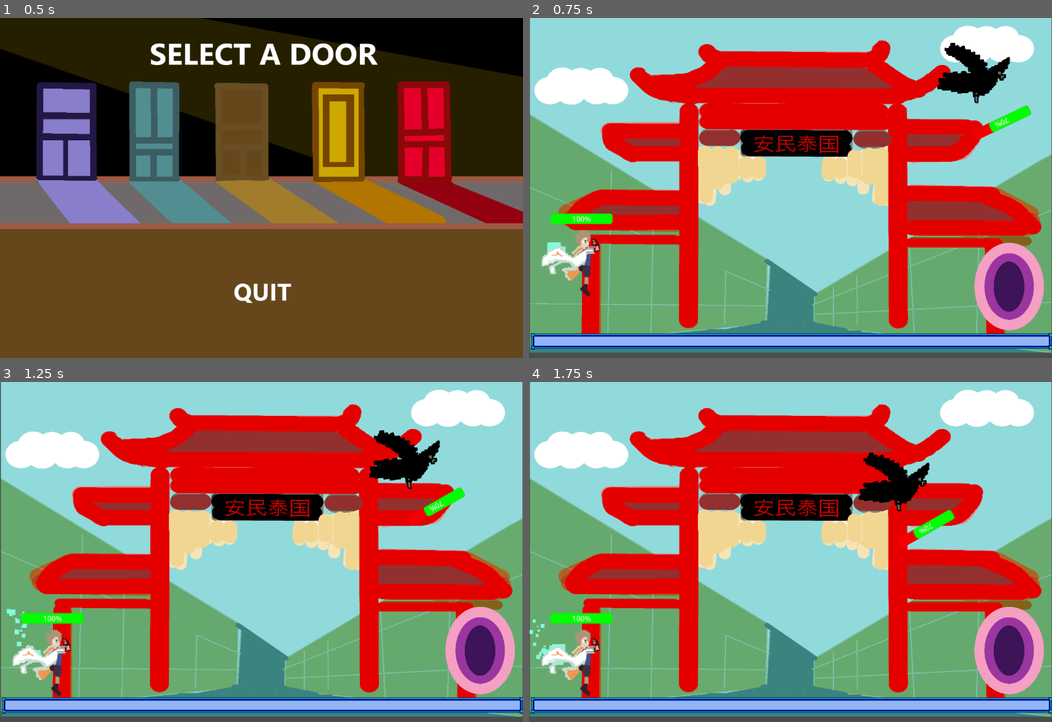
Above: before the commit, frames 1-4 (two rows, left to right).
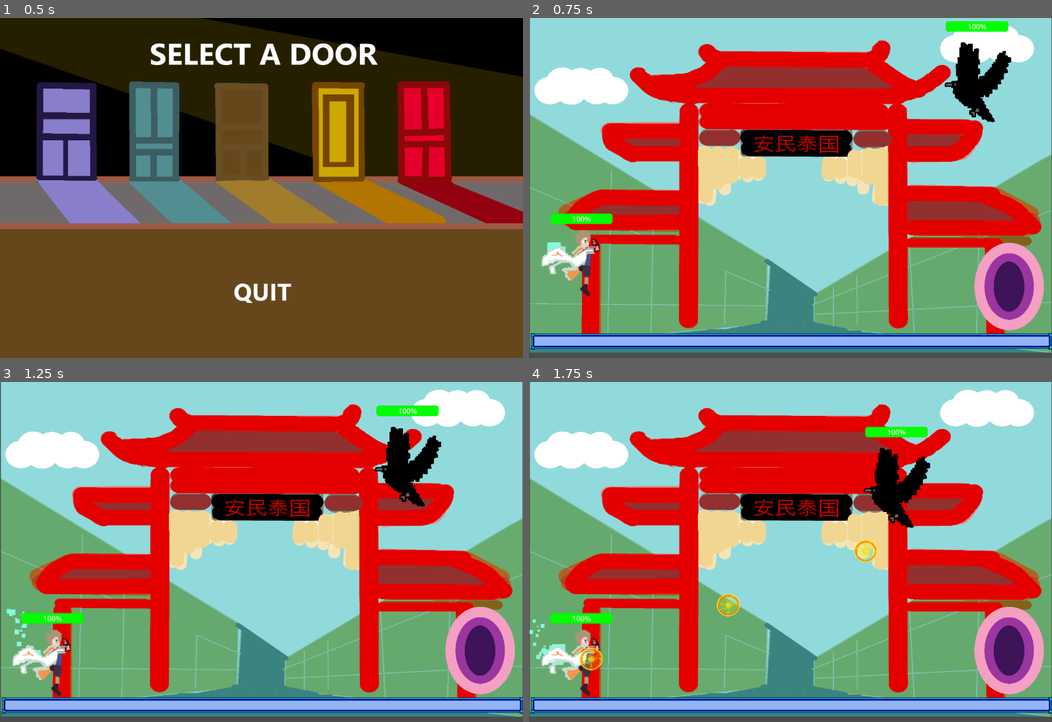
Above: after the commit, the same moments.

Repository: jwang5-dot/12-DT-Project
Game: Godot game, scene res://scene/mainmenu.tscn
Same seed, same stepped clock (60 frames per second), same inputs: the game is played once before the commit and once after it.
Inputs (mouse positions are in pixels of both pictures, inside the frame that each line leads up to):
- Up to frame 1 (0.5 s): no input
- Up to frame 2 (0.75 s): click "PLAY" at 0.5 s
- Up to frame 3 (1.25 s): no input
- Up to frame 4 (1.75 s): tap Enter (ui_accept) at 1.25, 1.52 s; move the mouse to (905, 535) at 1.27 s; hold Right (ui_right) from 1.28 s (still down); hold V (ui_shoot, bound only after the commit) from 1.28 s (still down)

Frame 1 is identical in both runs. In frame 2, 1.6% of the frame differs, in the area x 77-96%, y 0-36%; in frame 3, 1.6%; in frame 4, 2.3%, in the area x 9-82%, y 13-85%.

Commit message:
Working Long Range Attack

Diff:
--- a/assessment-game/project.godot
+++ b/assessment-game/project.godot
@@ -82,6 +82,11 @@
 "events": [Object(InputEventKey,"resource_local_to_scene":false,"resource_name":"","device":-1,"window_id":0,"alt_press …(192 unchanged characters)…
 ]
 }
+ui_shoot={
+"deadzone": 0.2,
+"events": [Object(InputEventKey,"resource_local_to_scene":false,"resource_name":"","device":-1,"window_id":0,"alt_pressed":false,"shift_pressed":false,"ctrl_pressed":false,"meta_pressed":false,"pressed":false,"keycode":0,"physical_keycode":86,"key_label":0,"unicode":118,"location":0,"echo":false,"script":null)
+]
+}
 
 [physics]
 
--- a/assessment-game/scene/Enemy.tscn
+++ b/assessment-game/scene/Enemy.tscn
@@ -27,33 +27,36 @@
 radius = 74.0
 height = 204.0
 
-[node name="CharacterBody2D" type="CharacterBody2D" unique_id=1653680679 node_paths=PackedStringArray("health_ui")]
+[node name="CharacterBody2D" type="CharacterBody2D" unique_id=1653680679 node_paths=PackedStringArray("health_ui", "sprite") groups=["enemy"]]
 rotation = -1.9966567
 script = ExtResource("1_dregr")
-health_ui = NodePath("ProgressBar")
+health_ui = NodePath("Node2D/ProgressBar")
+sprite = NodePath("BlackEnemy")
 
 [node name="CollisionShape2D" type="CollisionShape2D" parent="." unique_id=2045443720]
 position = Vector2(-1.5, -2)
 shape = SubResource("CapsuleShape2D_dregr")
 
-[node name="Enemy" type="Sprite2D" parent="CollisionShape2D" unique_id=302135733]
-position = Vector2(0, 7)
-rotation = 1.9966567
-scale = Vector2(0.7366667, 0.73333335)
+[node name="BlackEnemy" type="Sprite2D" parent="." unique_id=302135733]
+position = Vector2(-3, 10)
+rotation = 1.8797196
+scale = Vector2(0.804, 0.8)
 texture = ExtResource("1_uramm")
 
-[node name="ProgressBar" type="ProgressBar" parent="." unique_id=1156493572]
-offset_left = -73.0
-offset_top = -129.0
-offset_right = 64.0
-offset_bottom = -106.0
+[node name="Node2D" type="Node2D" parent="." unique_id=1279991443]
+
+[node name="ProgressBar" type="ProgressBar" parent="Node2D" unique_id=1156493572]
+offset_left = -71.0
+offset_top = -152.0
+offset_right = 66.0
+offset_bottom = -129.0
 theme_override_styles/background = SubResource("StyleBoxFlat_dregr")
 theme_override_styles/fill = SubResource("StyleBoxFlat_sja4v")
 max_value = 10.0
 step = 1.0
 value = 7.0
 
-[node name="CanvasLayer" type="CanvasLayer" parent="ProgressBar" unique_id=1865486663]
+[node name="CanvasLayer" type="CanvasLayer" parent="Node2D/ProgressBar" unique_id=1865486663]
 
 [node name="Area2D" type="Area2D" parent="." unique_id=1838143207]
 position = Vector2(-573, -299)
--- a/assessment-game/scene/EnemyRC.tscn
+++ b/assessment-game/scene/EnemyRC.tscn
@@ -27,7 +27,7 @@
 radius = 83.0
 height = 232.0
 
-[node name="CharacterBody2D" type="CharacterBody2D" unique_id=1277688742 node_paths=PackedStringArray("health_ui", "sprite")]
+[node name="CharacterBody2D" type="CharacterBody2D" unique_id=1277688742 node_paths=PackedStringArray("health_ui", "sprite") groups=["enemy"]]
 rotation = -1.9966567
 script = ExtResource("1_252ky")
 health_ui = NodePath("Node2D/ProgressBar")
--- a/assessment-game/scene/Level 2.tscn
+++ b/assessment-game/scene/Level 2.tscn
@@ -22,17 +22,6 @@
 scale = Vector2(0.8207143, 0.7207031)
 texture = ExtResource("1_2w6kw")
 
-[node name="NinePatchRect" type="NinePatchRect" parent="." unique_id=1289578008]
-offset_left = 4.0
-offset_top = 695.0
-offset_right = 1153.0
-offset_bottom = 731.0
-texture = ExtResource("2_2p7nl")
-patch_margin_left = 16
-patch_margin_top = 16
-patch_margin_right = 16
-patch_margin_bottom = 16
-
 [node name="CharacterBody2D" parent="." unique_id=516776377 instance=ExtResource("3_brqh1")]
 position = Vector2(114, 523)
 
@@ -43,7 +32,7 @@
 shape = SubResource("RectangleShape2D_y32ns")
 
 [node name="CharacterBody2D2" parent="." unique_id=1653680679 instance=ExtResource("4_h7in3")]
-position = Vector2(1017, 113)
+position = Vector2(1020.00006, 145.99997)
 
 [node name="Area2D" type="Area2D" parent="." unique_id=784893877]
 
@@ -56,4 +45,15 @@
 scale = Vector2(0.20086819, 0.20971681)
 texture = ExtResource("6_brqh1")
 
+[node name="NinePatchRect" type="NinePatchRect" parent="." unique_id=1289578008]
+offset_left = 4.0
+offset_top = 695.0
+offset_right = 1153.0
+offset_bottom = 731.0
+texture = ExtResource("2_2p7nl")
+patch_margin_left = 16
+patch_margin_top = 16
+patch_margin_right = 16
+patch_margin_bottom = 16
+
 [connection signal="body_entered" from="Area2D" to="." method="_on_area_2d_body_entered"]
--- a/assessment-game/scene/Player 1.tscn
+++ b/assessment-game/scene/Player 1.tscn
@@ -2,6 +2,7 @@
 
 [ext_resource type="Script" uid="uid://ltra7iahdvu8" path="res://scripts/player_1.gd" id="1_43gw1"]
 [ext_resource type="Texture2D" uid="uid://hojnl1h58k41" path="res://images/Player 1 RBG.png" id="1_l08bg"]
+[ext_resource type="PackedScene" uid="uid://c22l1xihtmgl" path="res://scene/bullet.tscn" id="2_40s8o"]
 
 [sub_resource type="Curve" id="Curve_43gw1"]
 _data = [Vector2(0, 1), 0.0, 0.0, 0, 0, Vector2(0.42187497, 0.41886795), 0.0, 0.0, 0, 0, Vector2(0.953125, 0.35094345), 0.0, 0.0, 0, 0]
@@ -38,8 +39,12 @@
 radius = 53.0
 height = 150.0
 
-[node name="CharacterBody2D" type="CharacterBody2D" unique_id=516776377 node_paths=PackedStringArray("health_ui") groups=["player"]]
+[node name="CharacterBody2D" type="CharacterBody2D" unique_id=516776377 node_paths=PackedStringArray("sprite", "pivot", "bullet_spawn", "health_ui") groups=["player"]]
 script = ExtResource("1_43gw1")
+sprite = NodePath("Player1Rbg")
+pivot = NodePath("Pivot")
+bullet_spawn = NodePath("Pivot/Marker2D")
+bullet_scene = ExtResource("2_40s8o")
 health_ui = NodePath("ProgressBar")
 
 [node name="CPUParticles2D" type="CPUParticles2D" parent="." unique_id=1705773205]
@@ -74,11 +79,6 @@
 position = Vector2(0, 1)
 shape = SubResource("CapsuleShape2D_xwabi")
 
-[node name="Player1Rbg" type="Sprite2D" parent="." unique_id=815419151]
-position = Vector2(11, -37)
-scale = Vector2(1.4733332, 1.5583333)
-texture = ExtResource("1_l08bg")
-
 [node name="WorldEnvironment" type="WorldEnvironment" parent="." unique_id=1842009504]
 environment = SubResource("Environment_43gw1")
 
@@ -89,4 +89,13 @@
 position = Vector2(550, 328)
 shape = SubResource("CapsuleShape2D_43gw1")
 
+[node name="Pivot" type="Node2D" parent="." unique_id=1828304672]
+
+[node name="Marker2D" type="Marker2D" parent="Pivot" unique_id=1591186306]
+
+[node name="Player1Rbg" type="Sprite2D" parent="." unique_id=815419151]
+position = Vector2(11, -37)
+scale = Vector2(1.4733332, 1.5583333)
+texture = ExtResource("1_l08bg")
+
 [connection signal="body_entered" from="Area2D" to="." method="_melee_damage"]
--- a/assessment-game/scene/bullet.tscn
+++ b/assessment-game/scene/bullet.tscn
@@ -3,20 +3,22 @@
 [ext_resource type="Script" uid="uid://s6htukvk80by" path="res://scripts/bullet.gd" id="1_xw300"]
 [ext_resource type="Texture2D" uid="uid://bt2ceesck031k" path="res://images/Player 1 Attack.png" id="2_m2l4i"]
 
-[sub_resource type="CircleShape2D" id="CircleShape2D_t6ct3"]
-radius = 132.0606
+[sub_resource type="CircleShape2D" id="CircleShape2D_qwydi"]
+radius = 25.079872
 
-[node name="Player Attack LR" type="Node2D" unique_id=30487574]
+[node name="Bullet" type="Area2D" unique_id=856501910]
 script = ExtResource("1_xw300")
 
-[node name="Player1Attack" type="Sprite2D" parent="." unique_id=1557795673]
-position = Vector2(576.00006, 328)
-scale = Vector2(0.31666657, 0.31333336)
+[node name="CollisionShape2D" type="CollisionShape2D" parent="." unique_id=655960083]
+shape = SubResource("CircleShape2D_qwydi")
+
+[node name="VisibleOnScreenNotifier2D" type="VisibleOnScreenNotifier2D" parent="." unique_id=1274225627]
+position = Vector2(-40, -36)
+rect = Rect2(-10, -10, 100, 100)
+
+[node name="Player1Attack" type="Sprite2D" parent="." unique_id=148059401]
+scale = Vector2(0.19291669, 0.1866667)
 texture = ExtResource("2_m2l4i")
 
-[node name="Area2D" type="Area2D" parent="." unique_id=654307898]
-
-[node name="CollisionShape2D" type="CollisionShape2D" parent="Area2D" unique_id=447906704]
-position = Vector2(575.00006, 328)
-scale = Vector2(0.31666654, 0.31333336)
-shape = SubResource("CircleShape2D_t6ct3")
+[connection signal="body_entered" from="." to="." method="_on_body_entered"]
+[connection signal="screen_exited" from="VisibleOnScreenNotifier2D" to="." method="_on_visible_on_screen_notifier_2d_screen_exited"]
--- a/assessment-game/scripts/bullet.gd
+++ b/assessment-game/scripts/bullet.gd
@@ -1,17 +1,14 @@
 extends Area2D
 
-var speed: float = 2500
-# Called when the node enters the scene tree for the first time.
-func _ready() -> void:
-	pass # Replace with function body.
+var speed: float = 1500
 
-
-# Called every frame. 'delta' is the elapsed time since the previous frame.
 func _process(delta: float) -> void:
 	move_local_x(speed * delta)
-
 
 func _on_body_entered(body: Node2D) -> void:
 	if body.is_in_group("enemy"):
 		body.take_damage()
 		queue_free()
+
+func _on_visible_on_screen_notifier_2d_screen_exited() -> void:
+	queue_free()
--- a/assessment-game/scripts/enemy.gd
+++ b/assessment-game/scripts/enemy.gd
@@ -6,11 +6,16 @@
 var health: int = 100
 
 @export var health_ui: ProgressBar
+@export var sprite: Sprite2D
 
 # Called when the node enters the scene tree for the first time.
 func _ready() -> void:
 	for node in get_tree().get_nodes_in_group("player"):
 		player = node
+
+	if health_ui:
+		health_ui.max_value = health
+		health_ui.value = health
 
 
 # Called every frame. 'delta' is the elapsed time since the previous frame.
@@ -19,6 +24,8 @@
 		look_at(player.global_position)
 		velocity = Vector2(1, 0).rotated(rotation) * speed
 		move_and_slide()
+	health_ui.get_parent().rotation = -rotation
+	sprite.global_rotation = 0
 
 func take_damage() -> void:
 	if health > 1:
--- a/assessment-game/scripts/enemy_rc.gd
+++ b/assessment-game/scripts/enemy_rc.gd
@@ -12,6 +12,10 @@
 func _ready() -> void:
 	for node in get_tree().get_nodes_in_group("player"):
 		player = node
+
+	if health_ui:
+		health_ui.max_value = health
+		health_ui.value = health
 
 
 # Called every frame. 'delta' is the elapsed time since the previous frame.
--- a/assessment-game/scripts/player_1.gd
+++ b/assessment-game/scripts/player_1.gd
@@ -78,7 +78,7 @@
 
 	can_shoot = false
 
-func _bullet_cooldown() -> void:
+	await get_tree().create_timer(0.2).timeout
 	can_shoot = true
 
 func take_damage() -> void:
